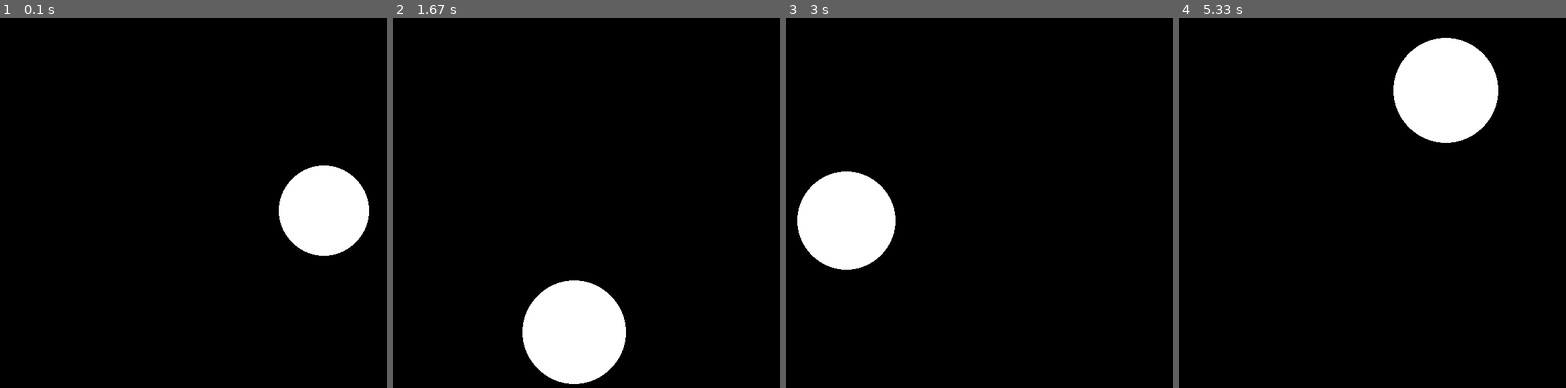
Above: before the commit, frames 1-4 (left to right).
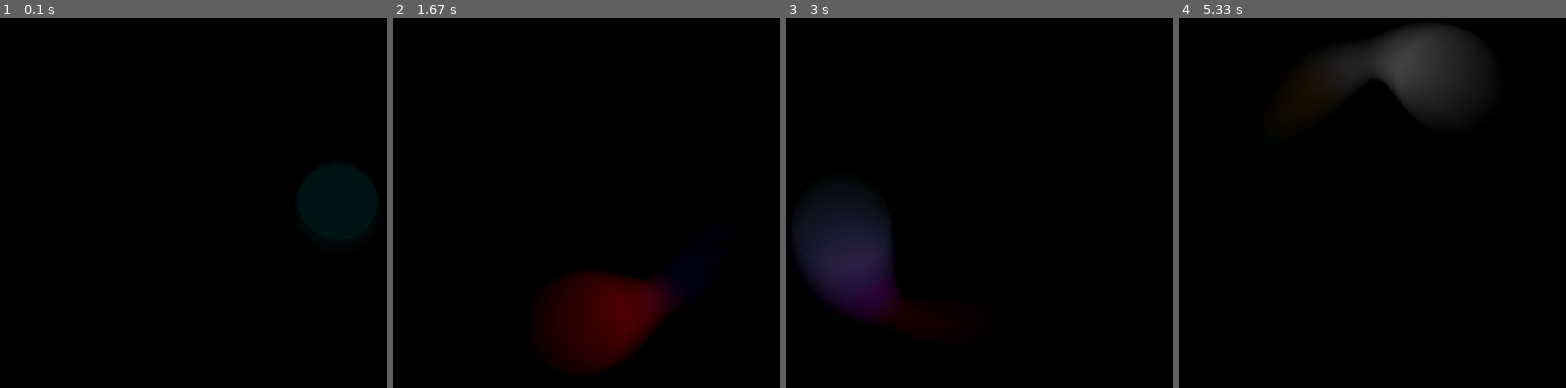
Above: after the commit, the same moments.

Repository: djn-hgs/pygame_transparency
Game: pygame game, started from pg_transparency.py
Same seed, same stepped clock (60 frames per second), same inputs: the game is played once before the commit and once after it.
Inputs:
- Up to frame 1 (0.1 s): no input
- Up to frame 2 (1.67 s): no input
- Up to frame 3 (3 s): no input
- Up to frame 4 (5.33 s): no input

The runs differ from the first frame. In frame 1, 4.5% of the frame differs, in the area x 72-96%, y 39-65%; in frame 2, 8.2%; in frame 3, 8.4%; in frame 4, 8.6%, in the area x 33-83%, y 2-34%.

Commit message:
Made some progress on blurring using surfaces with alpha channels...

Diff:
--- a/pg_transparency.py
+++ b/pg_transparency.py
@@ -5,6 +5,7 @@
 pygame.init()
 
 screen = pygame.display.set_mode((800, 600))
+screen.convert_alpha()
 
 start = pygame.time.get_ticks()
 
@@ -15,24 +16,44 @@
         if event.type == pygame.QUIT:
             looping = False
 
-    # Clear screen
-
-    screen.fill((0, 0, 0))
-
     # Draw a rectangle
 
     new_time = pygame.time.get_ticks() - start
 
-    xpos = screen.get_width() / 2 + 200 * math.cos(new_time / 1000)
-    ypos = screen.get_height() / 2 + 200 * math.sin(new_time / 1000)
+    #surface = pygame.Surface(screen.get_size()).convert_alpha()
+
+    surface = screen.copy().convert_alpha()
+
+    surface.fill((0, 0, 0, 1))
+
+    #screen.fill((0, 0, 0, 1))
+
+    # pygame.draw.rect(surface,
+    #                  (0, 0, 0, 100),
+    #                  pygame.Rect(0, 0, surface.get_width(), surface.get_height())
+    #                  )
+
+    r = 200 + 20 * math.cos(new_time / 400)
+
+    xpos = screen.get_width() / 2 + r * math.cos(new_time / 1000)
+    ypos = screen.get_height() / 2 + r * math.sin(new_time / 1000)
 
     radius = 60 + 20 * math.sin(new_time / 200)
 
-    pygame.draw.circle(surface=screen,
-                       color=(255,255,255),
-                       center=(xpos,ypos),
-                       radius=radius
+    h = 180 + 180  * math.sin(new_time / 1000)
+    s = 50 + 50 * math.sin(new_time / 2000 + math.pi / 2)
+
+    mycolor = pygame.Color(0, 0, 0)
+    mycolor.hsva = (h, s, 100, 1)
+
+    pygame.draw.circle(surface=surface,
+                       color=mycolor,
+                       center=(xpos, ypos),
+                       radius=radius,
+                       width=0
                        )
+
+    screen.blit(surface, (0, 0))
 
     # Update display
 
